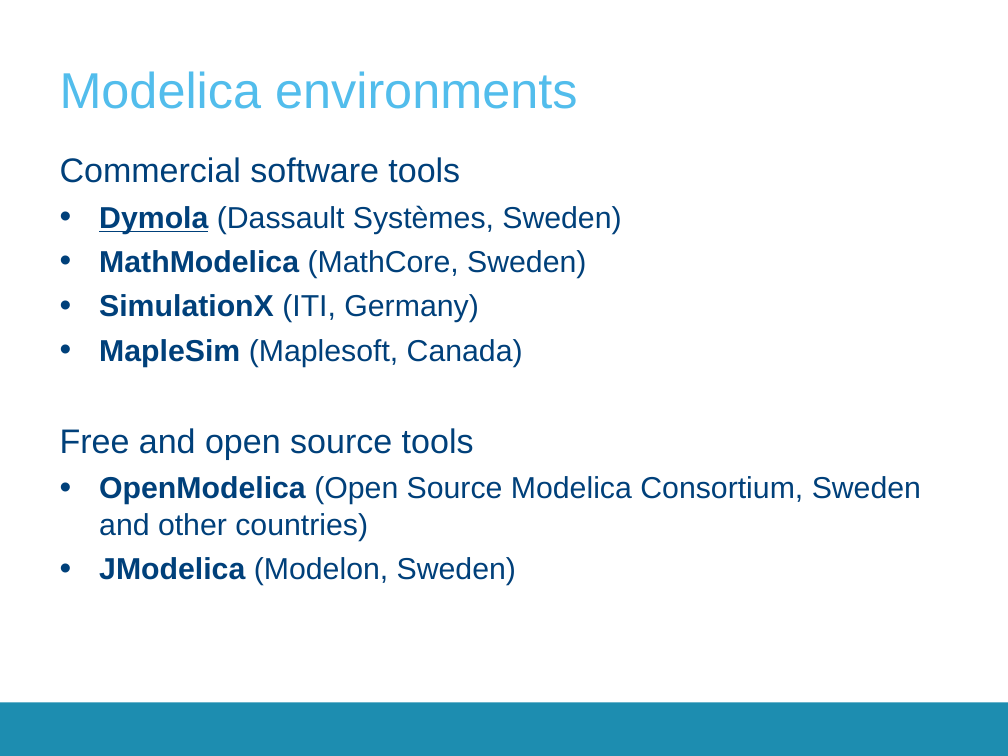
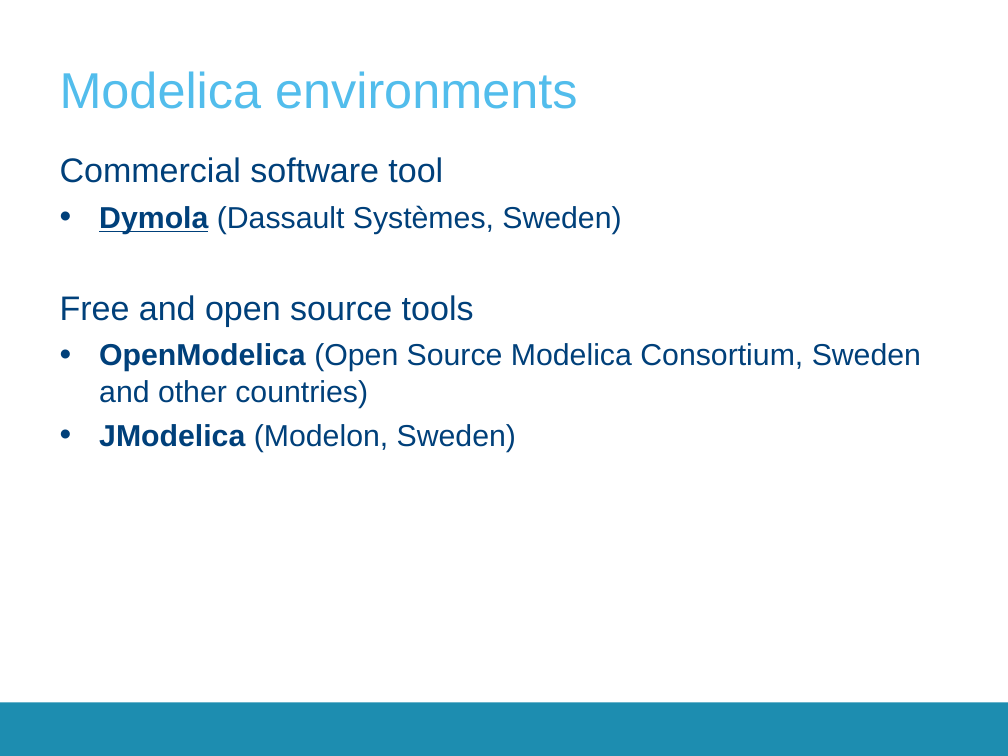
Before and after one commit to open-ideas/__CrashCourse__, a slide deck: slide 13 of 2017-2018/Presentations/CrashCourse_2016.pptx (slide 12 before the commit). Drawn at 1008x756 pixels with LibreOffice and Linux fonts; fonts in the diff are those of the drawing; background and template pictures are left out. Boxes give left, top, right and bottom in pixels: in the first picture for what was removed or moved away, otherwise in the second. Text is boxed around its words. In the diff, an @@ line names an element or a change of style, - is before the commit and + after.

```diff
--- a/2017-2018/Presentations/CrashCourse_2016.pptx
+++ b/2017-2018/Presentations/CrashCourse_2016.pptx
@@ text at [60,157,443,183]: text changed @@
-Commercial software tools
+Commercial software tool
@@ text at [99,250,586,367]: paragraphs removed @@
-• MathModelica (MathCore, Sweden)
-• SimulationX (ITI, Germany)
-• MapleSim (Maplesoft, Canada)
```
Also in this commit, not shown: 14 other slides changed, 14 slides added, 10 slides removed.
